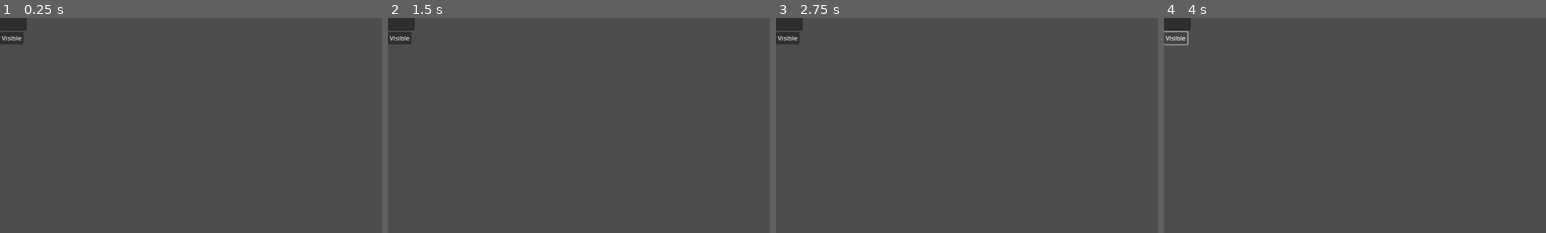
Above: before the commit, frames 1-4 (left to right).
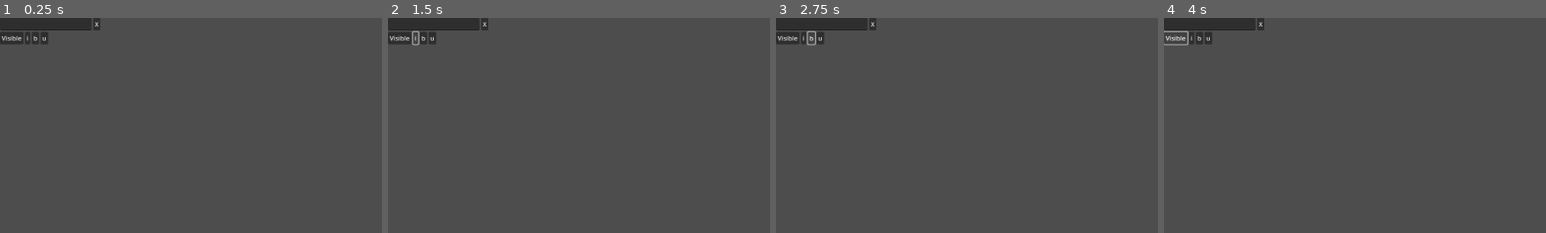
Above: after the commit, the same moments.

Repository: Badewu/Board-Software
Game: Godot game, scene res://ui_basic_blocks/block_controller.tscn
Two runs of this game, one before a commit and one after it. Both use one fixed random seed, a clock stepped at 60 frames per second and the inputs below. This scene is started directly instead of the project's main scene.
Inputs (mouse positions are % of the whole screen's width and height, from its top left):
- Up to frame 1 (0.25 s): no input
- Up to frame 2 (1.5 s): click (13, 1) at 0.5 s, where only the run after the commit has a clickable "X"; click (4, 5) at 1.25 s, where only the run after the commit has a clickable "i"
- Up to frame 3 (2.75 s): click (5, 5) at 2 s, where only the run after the commit has a clickable "b"
- Up to frame 4 (4 s): click (6, 5) at 2.75 s, where only the run after the commit has a clickable "u"; click "Visible" at 3.5 s
The pictures show only the part of the screen within x 0-50%, y 0-50%; the shares and areas given below are measured in that part.

The runs differ from the first frame. In frame 1, 1.3% of the frame differs, in the area x 6-27%, y 0-12%; in frame 2, 1.3%, in the area x 6-27%, y 0-13%; in frame 3, 1.3%; in frame 4, 1.3%.
Error before the commit: Invalid access to property or key 'visible' on a base object of type 'Nil'. (res://ui_basic_blocks/block_controller.tres.gd:14)
Error after the commit: Invalid access to property or key 'visible' on a base object of type 'Nil'. (res://ui_basic_blocks/block_controller.tres.gd:15)

Commit message:
added functionality to the word list

Diff:
--- a/adjektive_endungen/adjektive_endungen.tscn
+++ b/adjektive_endungen/adjektive_endungen.tscn
@@ -32,6 +32,7 @@
 offset_bottom = 1080.0
 mouse_filter = 2
 metadata/_edit_group_ = true
+metadata/_edit_lock_ = true
 
 [node name="draggables" type="HBoxContainer" parent="draggables"]
 layout_mode = 2
--- a/adjektive_endungen/adjektive_endungen_ui.gd
+++ b/adjektive_endungen/adjektive_endungen_ui.gd
@@ -17,7 +17,7 @@
 
 	get_parent().get_node("board").get_node("board").add_element(new_text_block)
 	get_node("left_ui/font_settings").set_font_size()
-	get_node("right_ui").update_block_list()
+	get_node("right_ui_scroll").get_node("right_ui").update_block_list()
 
 	$left_ui/add_text/text.clear()
 
@@ -30,7 +30,7 @@
 
 	get_parent().get_node("board").get_node("board").add_element(new_text_block_suffix)
 	get_node("left_ui/font_settings").set_font_size()
-	get_node("right_ui").update_block_list()
+	get_node("right_ui_scroll").get_node("right_ui").update_block_list()
 
 	$left_ui/add_adjective/text.clear()
 
@@ -43,7 +43,7 @@
 
 	get_parent().get_node("board").get_node("board").add_draggable(new_static_text_block_draggable)
 	get_node("left_ui/font_settings").set_font_size()
-	get_node("right_ui").update_block_list()
+	get_node("right_ui_scroll").get_node("right_ui").update_block_list()
 
 	$left_ui/add_draggable/text.clear()
 
@@ -56,3 +56,47 @@
 func _on_clear_board_pressed():
 	for child in get_tree().get_nodes_in_group("basic_text_block"):
 		child.queue_free()
+
+
+func _on_spawn_template_pressed():
+	var planned_cards = [
+		"herbstlich",
+		"glücklich",
+		"gefährlich",
+		"schrecklich",
+		"farbig",
+		"salzig",
+		"steinig",
+		"eisig",
+		"teuer"
+	]
+	var planned_cards_invisible = [
+		"Der Herbst",
+		"Das Glück",
+		"Die Gefahr",
+		"Der Schreck",
+		"Die Farbe",
+		"Das Salz",
+		"Der Stein",
+		"Das Eis"
+	]
+	for card in planned_cards:
+		var text_content = card
+		var new_text_block = basic_text_block.instantiate()
+
+		new_text_block.text = text_content
+
+		get_parent().get_node("board").get_node("board").add_element(new_text_block)
+		get_node("left_ui/font_settings").set_font_size()
+		get_node("right_ui_scroll").get_node("right_ui").update_block_list()
+
+	for card_invisible in planned_cards_invisible:
+		var text_content = card_invisible
+		var new_text_block = basic_text_block.instantiate()
+
+		new_text_block.text = text_content
+		new_text_block.visible = false
+
+		get_parent().get_node("board").get_node("board").add_element(new_text_block)
+		get_node("left_ui/font_settings").set_font_size()
+		get_node("right_ui_scroll").get_node("right_ui").update_block_list()
--- a/adjektive_endungen/adjektive_endungen_ui.tscn
+++ b/adjektive_endungen/adjektive_endungen_ui.tscn
@@ -152,12 +152,20 @@
 layout_mode = 2
 text = "Clear Board"
 
-[node name="right_ui" type="VBoxContainer" parent="."]
+[node name="spawn_template" type="Button" parent="left_ui"]
+visible = false
+layout_mode = 2
+text = "Spawn Template"
+
+[node name="right_ui_scroll" type="ScrollContainer" parent="."]
 layout_mode = 0
-offset_left = 1663.0
-offset_top = 1.0
-offset_right = 1919.0
-offset_bottom = 453.0
+offset_left = 1458.0
+offset_top = -2.0
+offset_right = 1920.0
+offset_bottom = 1068.0
+
+[node name="right_ui" type="VBoxContainer" parent="right_ui_scroll"]
+layout_mode = 2
 script = ExtResource("3_ry462")
 
 [connection signal="pressed" from="left_ui/font_settings/increase" to="left_ui/font_settings" method="_on_increase_pressed"]
@@ -167,3 +175,4 @@
 [connection signal="pressed" from="left_ui/add_draggable/create_draggable" to="." method="_on_create_draggable_pressed"]
 [connection signal="pressed" from="left_ui/show_draggables" to="." method="_on_show_draggables_pressed"]
 [connection signal="pressed" from="left_ui/clear_board" to="." method="_on_clear_board_pressed"]
+[connection signal="pressed" from="left_ui/spawn_template" to="." method="_on_spawn_template_pressed"]
--- a/adjektive_endungen/right_ui.gd
+++ b/adjektive_endungen/right_ui.gd
@@ -9,8 +9,8 @@
 	for node in get_tree().get_nodes_in_group("basic_text_block"):
 		var new_block_controller = block_controller.instantiate()
 		if !node.get_children():
-			new_block_controller.get_node("block_text").text = node.text
+			new_block_controller.get_node("block_head").get_node("block_text").text = node.text
 		else:
-			new_block_controller.get_node("block_text").text = node.get_node("text").text
+			new_block_controller.get_node("block_head").get_node("block_text").text = node.get_node("text").text
 		add_child(new_block_controller)
 		new_block_controller.connected_block = node
--- a/basic_blocks/basic_text_block.gd
+++ b/basic_blocks/basic_text_block.gd
@@ -1,6 +1,7 @@
 extends Button
 
 var dragged : bool = false
+var custom_font_size : bool = false
 
 func _process(delta):
 	if dragged:
--- a/basic_blocks/basic_text_block_suffix.gd
+++ b/basic_blocks/basic_text_block_suffix.gd
@@ -2,6 +2,7 @@
 
 var hovered : bool = false
 var dragging : bool = false
+var custom_font_size : bool = false
 
 
 func _process(delta):
--- a/basic_blocks/static_text_block_draggable.gd
+++ b/basic_blocks/static_text_block_draggable.gd
@@ -1,4 +1,6 @@
 extends Button
+
+var  custom_font_size : bool = false
 
 
 func _get_drag_data(at_position):
--- a/project.godot
+++ b/project.godot
@@ -35,5 +35,5 @@
 
 [rendering]
 
-renderer/rendering_method="gl_compatibility"
+renderer/rendering_method="mobile"
 renderer/rendering_method.mobile="gl_compatibility"
--- a/ui_basic_blocks/block_controller.tres.gd
+++ b/ui_basic_blocks/block_controller.tres.gd
@@ -1,6 +1,7 @@
 extends VBoxContainer
 
 var connected_block
+var custom_font_size : bool = false
 
 
 func _on_block_text_text_changed(new_text):
@@ -12,3 +13,15 @@
 
 func _on_block_visibility_pressed():
 	connected_block.visible = !connected_block.visible
+
+
+func _on_italic_pressed():
+	pass # Replace with function body.
+
+
+func _on_bold_pressed():
+	pass # Replace with function body.
+
+
+func _on_underlined_pressed():
+	pass # Replace with function body.
--- a/ui_basic_blocks/block_controller.tscn
+++ b/ui_basic_blocks/block_controller.tscn
@@ -3,10 +3,20 @@
 [ext_resource type="Script" path="res://ui_basic_blocks/block_controller.tres.gd" id="1_yv2bd"]
 
 [node name="block_controller" type="VBoxContainer"]
+offset_right = 252.0
+offset_bottom = 66.0
 script = ExtResource("1_yv2bd")
 
-[node name="block_text" type="LineEdit" parent="."]
+[node name="block_head" type="HBoxContainer" parent="."]
 layout_mode = 2
+
+[node name="block_text" type="LineEdit" parent="block_head"]
+layout_mode = 2
+size_flags_horizontal = 3
+
+[node name="block_delete" type="Button" parent="block_head"]
+layout_mode = 2
+text = "X"
 
 [node name="block_states" type="HBoxContainer" parent="."]
 layout_mode = 2
@@ -15,5 +25,21 @@
 layout_mode = 2
 text = "Visible"
 
-[connection signal="text_changed" from="block_text" to="." method="_on_block_text_text_changed"]
+[node name="italic" type="Button" parent="block_states"]
+layout_mode = 2
+text = "i"
+
+[node name="bold" type="Button" parent="block_states"]
+layout_mode = 2
+text = "b"
+
+[node name="underlined" type="Button" parent="block_states"]
+layout_mode = 2
+text = "u
+"
+
+[connection signal="text_changed" from="block_head/block_text" to="." method="_on_block_text_text_changed"]
 [connection signal="pressed" from="block_states/block_visibility" to="." method="_on_block_visibility_pressed"]
+[connection signal="pressed" from="block_states/italic" to="." method="_on_italic_pressed"]
+[connection signal="pressed" from="block_states/bold" to="." method="_on_bold_pressed"]
+[connection signal="pressed" from="block_states/underlined" to="." method="_on_underlined_pressed"]
Not shown, added: export_presets.cfg
